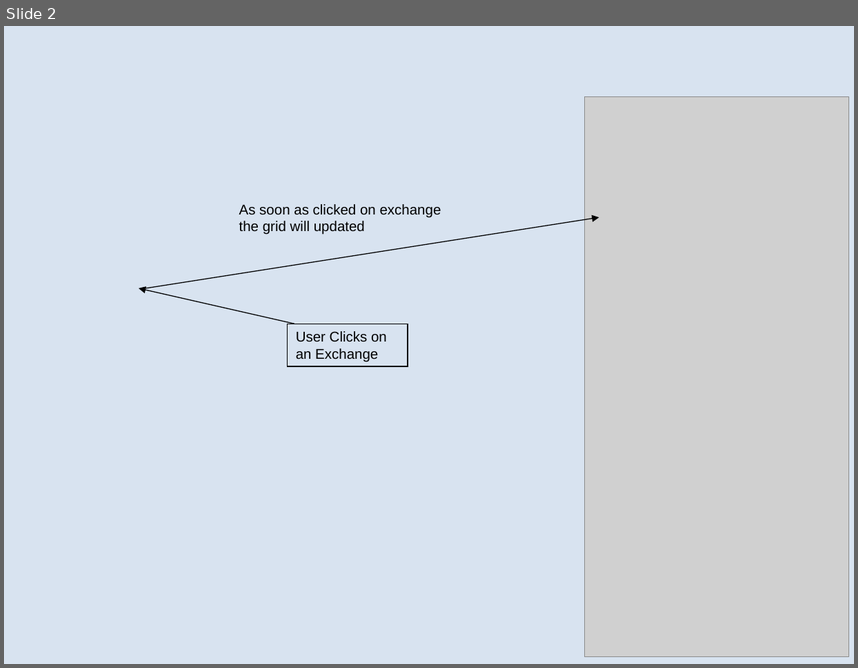
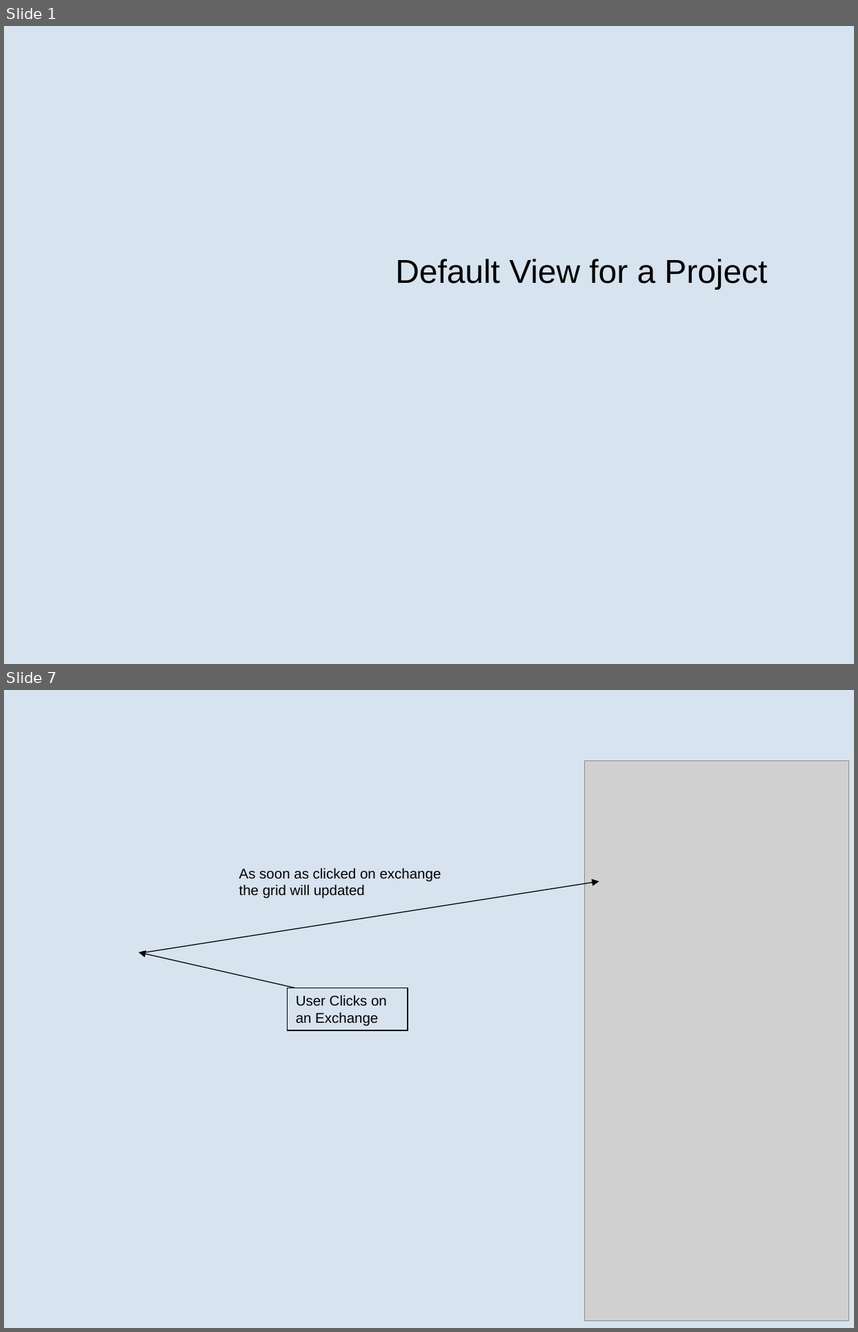
Before and after one commit to heyena/iring-tools, a slide deck: trunk/iRINGTools.ESB/documents/Sprint 2 User Stories.1.0.ppt. Shown one above the other, each under a label of ours: slide 2 before the commit, slides 1 and 7 after it; the slides between them are not shown. The pictures are 858x668 and 858x1332 pixels, drawn with LibreOffice and Linux fonts; fonts in the diff are those of the drawing; grey boxes stand for pictures; background and template pictures are left out. Boxes give left, top, right and bottom in pixels: in the first picture for what was removed or moved away, otherwise in the second. Text is boxed around its words. In the diff, an @@ line names an element or a change of style, - is before the commit and + after.

```diff
--- a/trunk/iRINGTools.ESB/documents/Sprint 2 User Stories.1.0.ppt
+++ b/trunk/iRINGTools.ESB/documents/Sprint 2 User Stories.1.0.ppt
@@ slide 1 added at bbox=[4, 26, 854, 664], background picture (left out) @@
@@ text added at bbox=[395, 259, 767, 289], 28 pt, text #000000 @@
+Default View for a Project
@@ what was slide 2 is now slide 7 @@
```
Also in this commit, not shown: 2 slides changed, 8 other slides added, 3 slides removed.
